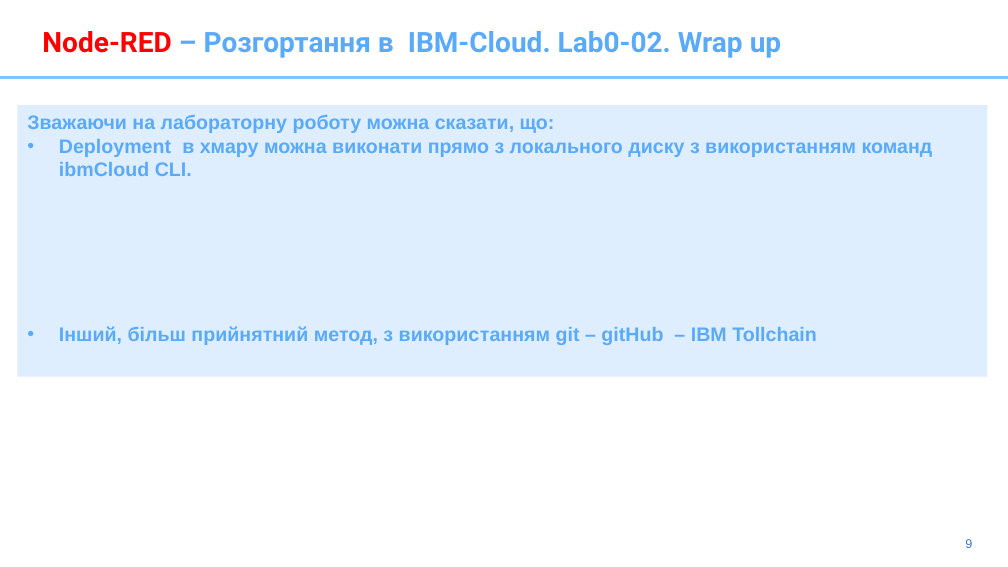
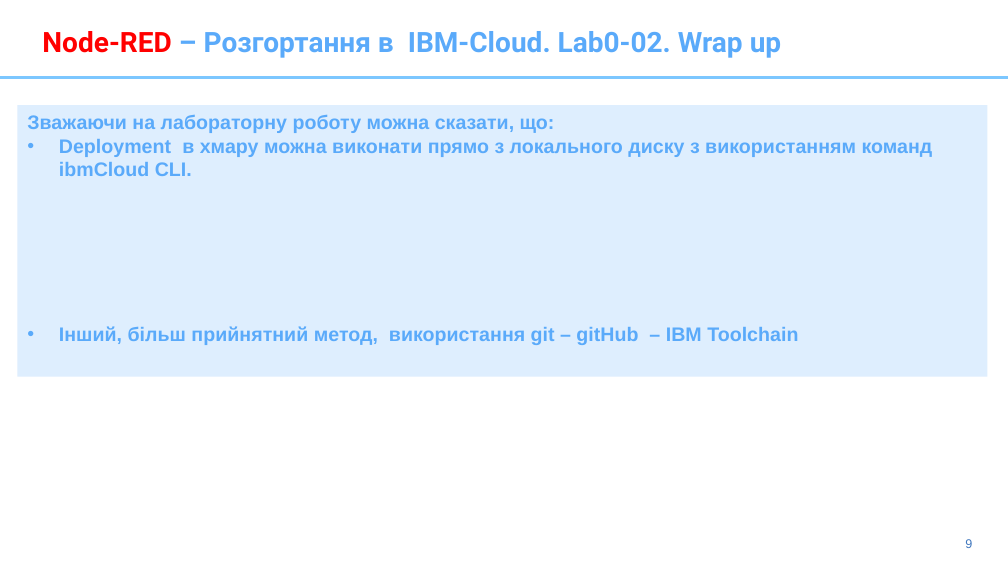
Before and after one commit to pavlo-shcherbukha/IBM-Node-Red-APP2020, a slide deck: slide 9 of presentation/2-Node-Red-2020-DeploymentOnCloud.pptx. Drawn at 1008x567 pixels with LibreOffice and Linux fonts; fonts in the diff are those of the drawing. Boxes give left, top, right and bottom in pixels: in the first picture for what was removed or moved away, otherwise in the second. Text is boxed around its words. In the diff, an @@ line names an element or a change of style, - is before the commit and + after.

```diff
--- a/presentation/2-Node-Red-2020-DeploymentOnCloud.pptx
+++ b/presentation/2-Node-Red-2020-DeploymentOnCloud.pptx
@@ text in rectangle at <box>59,326,798,345</box>: text changed @@
-• Інший, більш прийнятний метод, з використанням git – gitHub – IBM Tollchain
+• Інший, більш прийнятний метод, використання git – gitHub – IBM Toolchain
```
Also in this commit, not shown: 4 slides added.
